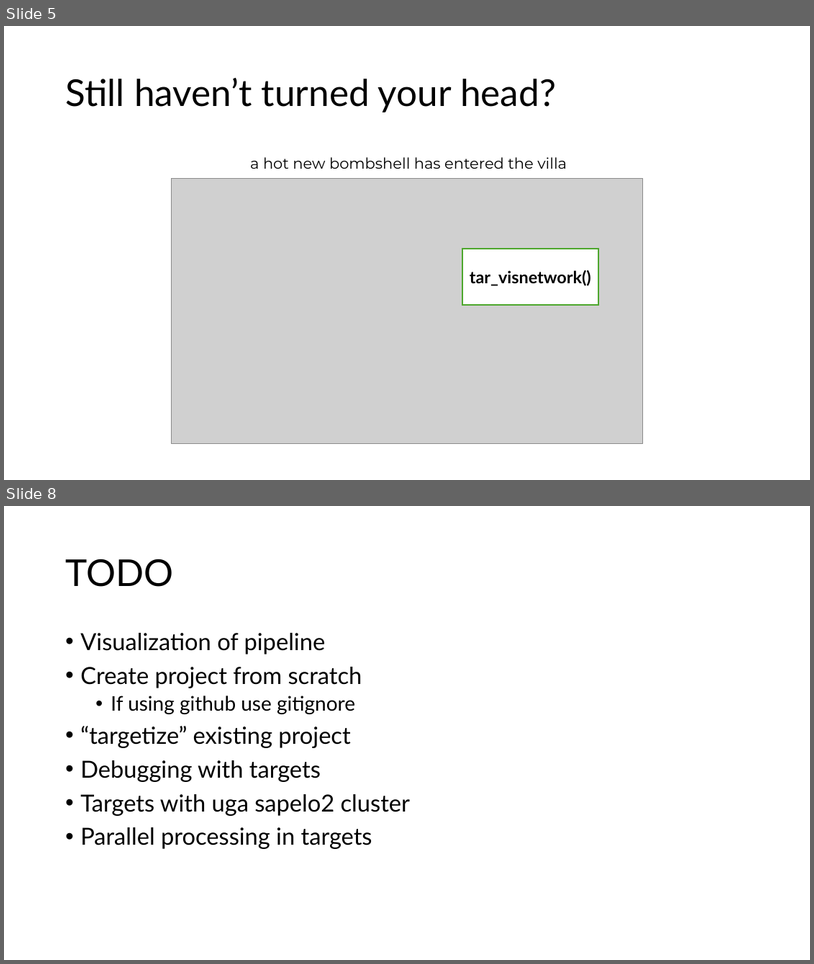
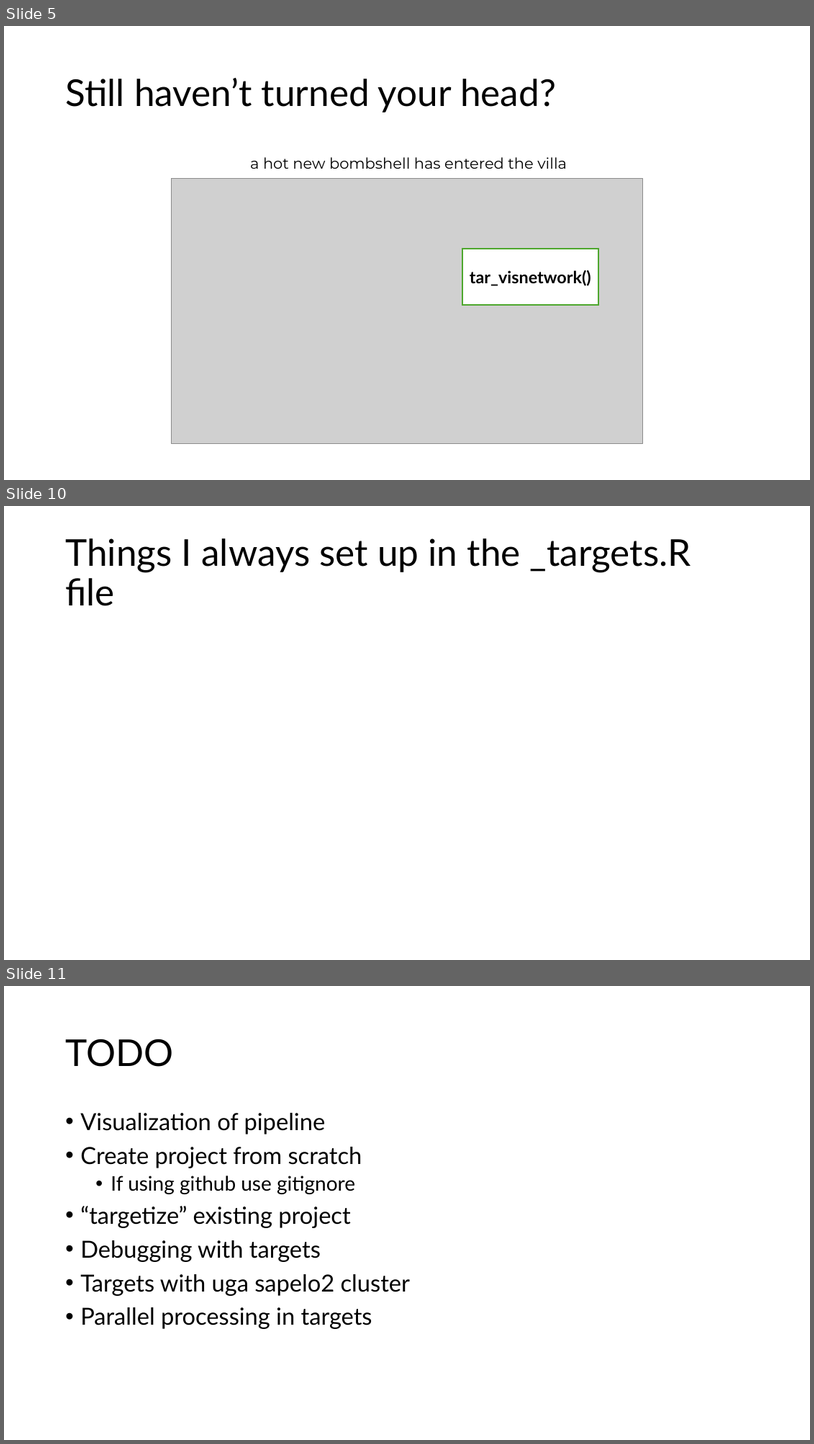
Before and after one commit to andreashandel/targets-tutorial, a slide deck: products/slides/idig-pres.pptx. Shown one above the other, each under a label of ours: slides 5 and 8 before the commit, slides 5, 10 and 11 after it; the slides between them are not shown. The pictures are 814x964 and 814x1444 pixels, drawn with LibreOffice and Linux fonts; fonts in the diff are those of the drawing; grey boxes stand for pictures. Boxes give left, top, right and bottom in pixels: in the first picture for what was removed or moved away, otherwise in the second. Text is boxed around its words. In the diff, an @@ line names an element or a change of style, - is before the commit and + after.

```diff
--- a/products/slides/idig-pres.pptx
+++ b/products/slides/idig-pres.pptx
@@ slide 10 added at (4, 506, 810, 960), background #FFFFFF @@
@@ title added at (65, 538, 692, 606), 44 pt, text #000000 @@
+Things I always set up in the _targets.R file
@@ what was slide 8 is now slide 11 @@
```
Also in this commit, not shown: 1 slide changed, 3 other slides added, 1 slide removed, 2 other files.
